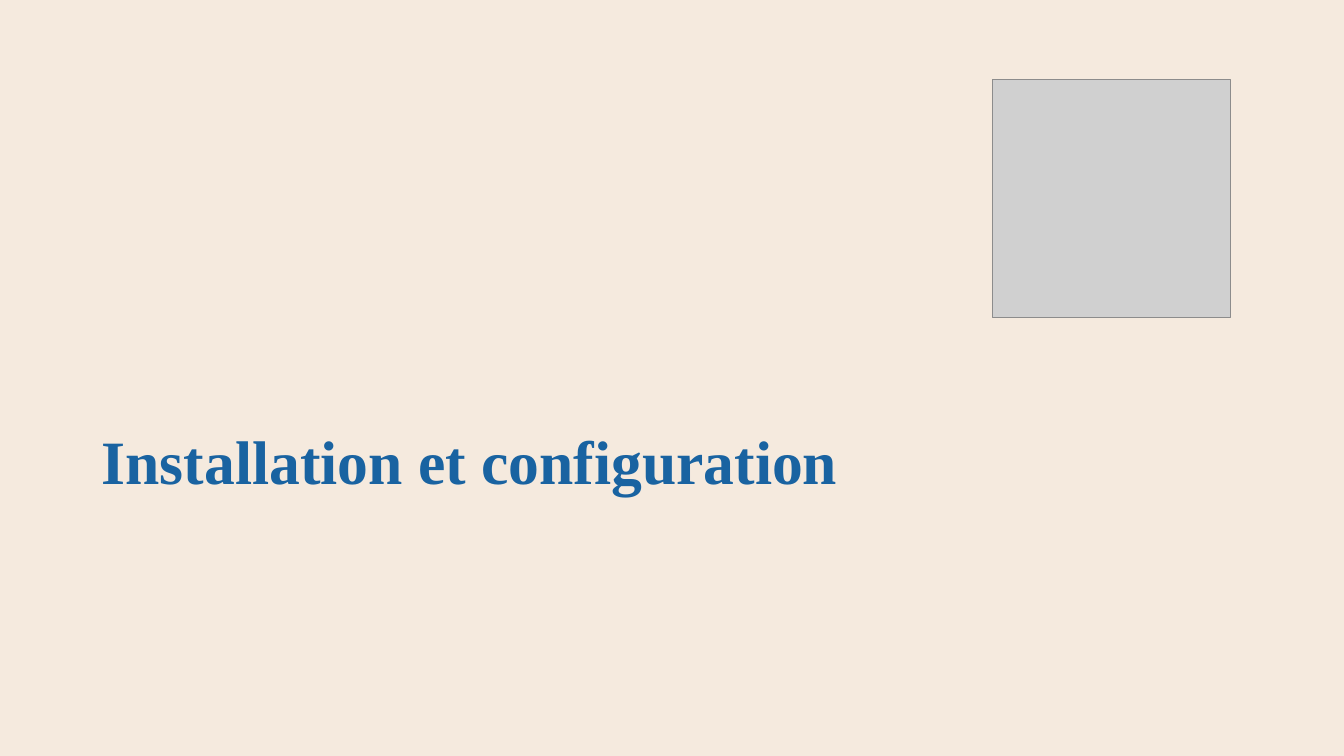
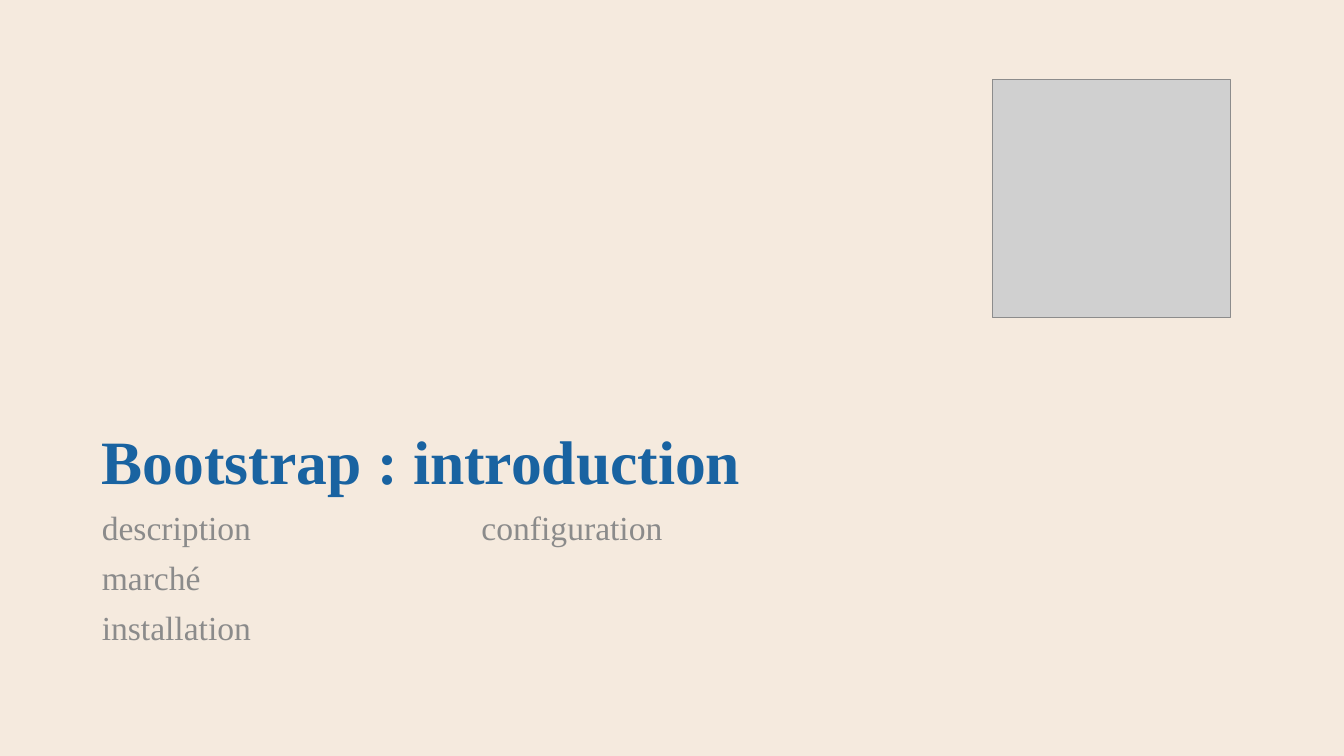
Before and after one commit to AlainWafflard/4IPW3, a slide deck: slide 4 of syllabus/15_mise_en_forme_bootstrap/syllabus_15_bootstrap.pptx. Drawn at 1344x756 pixels with LibreOffice and Linux fonts; fonts in the diff are those of the drawing; grey boxes stand for pictures; background and template pictures are left out. Boxes give left, top, right and bottom in pixels: in the first picture for what was removed or moved away, otherwise in the second. Text is boxed around its words. In the diff, an @@ line names an element or a change of style, - is before the commit and + after.

Commit message:
2026/03/17 : - update chap 14 : visibility - update chap 15 : mise à jour du marché

```diff
--- a/syllabus/15_mise_en_forme_bootstrap/syllabus_15_bootstrap.pptx
+++ b/syllabus/15_mise_en_forme_bootstrap/syllabus_15_bootstrap.pptx
@@ title at box(102, 441, 740, 496): text changed @@
-Installation et configuration
+Bootstrap : introduction
@@ text added at box(102, 516, 662, 640), 24 pt, text #8C8C8C @@
+description
+marché
+installation
+configuration
```
Also in this commit, not shown: 19 other slides changed, 1 slide added, 15 other files.
